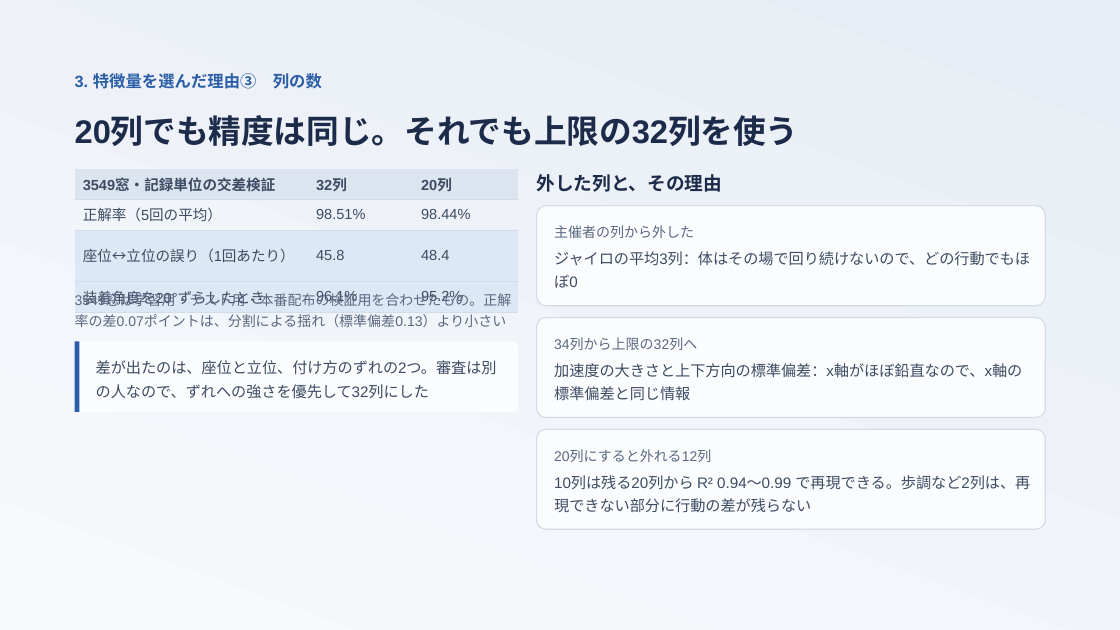
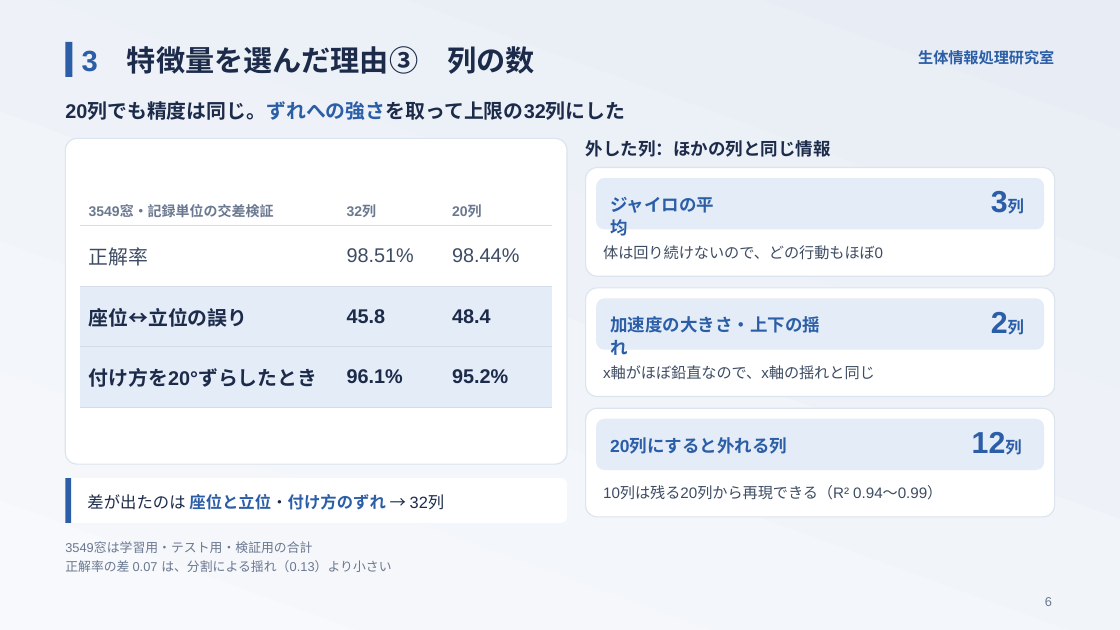
Before and after one commit to takuto-nohara/DataScienceContest, a slide deck: slide 6 of presentation/final_seitailab.pptx. Drawn at 1120x630 pixels with LibreOffice and Linux fonts; fonts in the diff are those of the drawing. Boxes give left, top, right and bottom in pixels: in the first picture for what was removed or moved away, otherwise in the second. Text is boxed around its words. In the diff, an @@ line names an element or a change of style, - is before the commit and + after.

```diff
--- a/presentation/final_seitailab.pptx
+++ b/presentation/final_seitailab.pptx
@@ rectangle added at (66,42,72,77), fill #2B5EA7 @@
@@ text at (82,46,534,74): text changed; size 14 to 25 pt; text colour #2B5EA7 to #1C2B4A @@
-3. 特徴量を選んだ理由③ 列の数
+3 特徴量を選んだ理由③ 列の数
@@ text added at (918,50,1054,65), 13 pt, text #2B5EA7, bold @@
+生体情報処理研究室
@@ text at (65,102,625,120): text changed; size 28 to 17 pt @@
-20列でも精度は同じ。それでも上限の32列を使う
+20列でも精度は同じ。ずれへの強さを取って上限の32列にした
@@ rounded rectangle added at (66,139,567,465), fill #FFFFFF, outline #DCE4EF 1 pt @@
@@ text at (586,140,831,157): text changed; size 16 to 15 pt @@
-外した列と、その理由
+外した列：ほかの列と同じ情報
@@ fill #FBFCFE to #FFFFFF; outline #D3DCE8 1 pt to #DCE4EF 1 pt; proportions changed in 3 elements at (586,408,1054,517), (586,288,1054,397), (586,168,1054,276) @@
@@ rounded rectangle: place and size @@
-rounded rectangle at (537,206,1046,306)
+rounded rectangle at (586,168,1054,276)
@@ rounded rectangle added at (597,178,1044,229), fill #E4ECF7 @@
@@ table at (81,195,552,408) @@
-row 2, column 1: 正解率（5回の平均）
+row 2, column 1: 正解率
-row 3, column 1: 座位↔立位の誤り（1回あたり）
+row 3, column 1: 座位↔立位の誤り
-row 4, column 1: 装着角度を20°ずらしたとき
+row 4, column 1: 付け方を20°ずらしたとき
@@ fill #DCE4F0 to none in row 1 @@
@@ fill #DDE8F7 to #E4ECF7 in 6 cells @@
@@ size 12.5 to 12 pt, text colour #3E4C63 to #6A7890 in "3549窓・記録単位の交差検証", "32列", "20列" @@
@@ size 12.5 to 17 pt in "98.51%", "98.44%", "45.8", "48.4" and 2 more places @@
@@ text colour #3E4C63 to #1C2B4A, bold on in "45.8", "48.4", "96.1%", "95.2%" @@
@@ borders changed @@
@@ table: place and size @@
-table at (75,169,518,310)
+table at (81,195,552,408)
@@ text added at (610,197,714,236), 15 pt, text #2B5EA7, bold @@
+ジャイロの平均
@@ text added at (991,189,1037,219), 26 pt, text #2B5EA7, bold @@
+3列
@@ text removed at (554,225,694,238) @@
-主催者の列から外した
@@ text at (603,245,883,260): text changed @@
-ジャイロの平均3列：体はその場で回り続けないので、どの行動でもほぼ0
+体は回り続けないので、どの行動もほぼ0
@@ rounded rectangle: place and size @@
-rounded rectangle at (537,318,1046,418)
+rounded rectangle at (586,288,1054,397)
@@ rounded rectangle added at (597,298,1044,350), fill #E4ECF7 @@
@@ text at (610,316,820,333): text changed; size 13 to 15 pt; text colour #3E4C63 to #2B5EA7; bold on @@
-加速度の大きさと上下方向の標準偏差：x軸がほぼ鉛直なので、x軸の標準偏差と同じ情報
+加速度の大きさ・上下の揺れ
@@ text added at (991,309,1037,339), 26 pt, text #2B5EA7, bold @@
+2列
@@ rounded rectangle removed at (75,342,518,413) @@
@@ text removed at (554,338,697,350) @@
-34列から上限の32列へ
@@ text added at (603,366,875,380), 13 pt, text #3E4C63 @@
+x軸がほぼ鉛直なので、x軸の揺れと同じ
@@ rounded rectangle: place and size @@
-rounded rectangle at (537,429,1046,529)
+rounded rectangle at (586,408,1054,517)
@@ rounded rectangle added at (597,419,1044,471), fill #E4ECF7 @@
@@ text added at (610,438,787,454), 15 pt, text #2B5EA7, bold @@
+20列にすると外れる列
@@ text added at (972,429,1037,460), 26 pt, text #2B5EA7, bold @@
+12列
@@ rectangle: place and size @@
-rectangle at (75,342,80,413)
+rectangle at (66,478,71,523)
@@ rounded rectangle added at (66,478,567,523), fill #FFFFFF @@
@@ text removed at (554,450,711,462) @@
-20列にすると外れる12列
@@ text at (87,494,445,510): text changed; size 13 to 14 pt; text colour #3E4C63 to #1C2B4A @@
-差が出たのは、座位と立位、付け方のずれの2つ。審査は別の人なので、ずれへの強さを優先して32列にした
+差が出たのは 座位と立位・付け方のずれ → 32列
@@ text at (603,486,942,500): text changed @@
-10列は残る20列から R² 0.94〜0.99 で再現できる。歩調など2列は、再現できない部分に行動の差が残らない
+10列は残る20列から再現できる（R² 0.94〜0.99）
@@ text at (65,542,391,572): text changed; size 12 to 11 pt; text colour #5A6880 to #6A7890 @@
-3549窓は学習用・テスト用・本番配布の検証用を合わせたもの。正解率の差0.07ポイントは、分割による揺れ（標準偏差0.13）より小さい
+3549窓は学習用・テスト用・検証用の合計
+正解率の差 0.07 は、分割による揺れ（0.13）より小さい
@@ text added at (1045,597,1052,606), 11 pt, text #6A7890 @@
+6
```
Also in this commit, not shown: 7 other slides changed, 16 other files.
